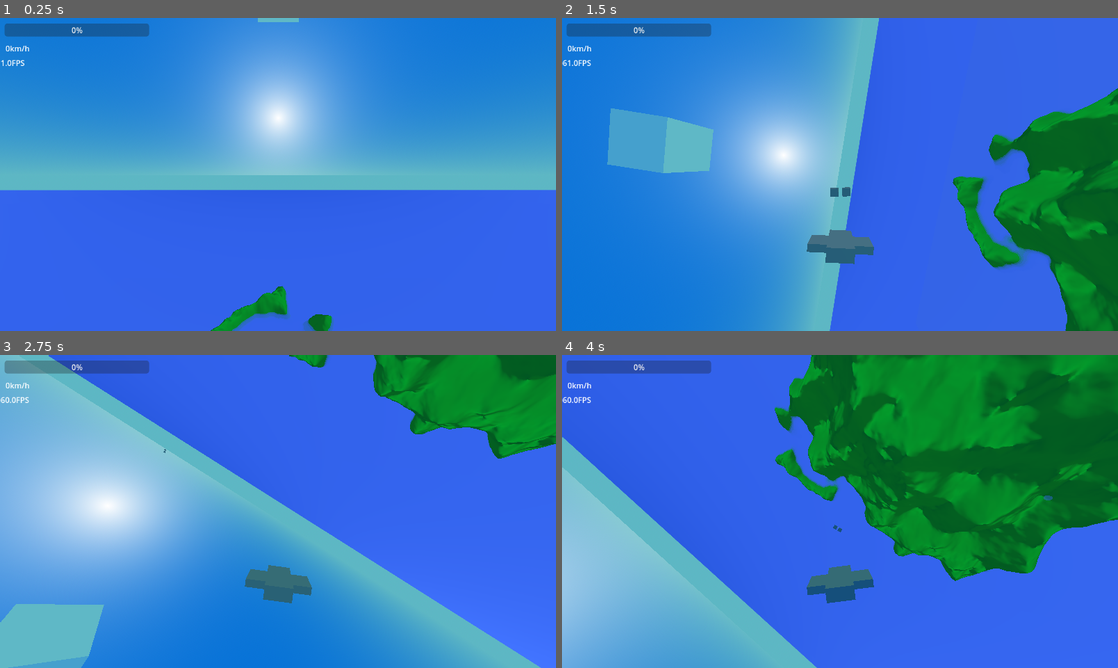
Above: before the commit, frames 1-4 (two rows, left to right).
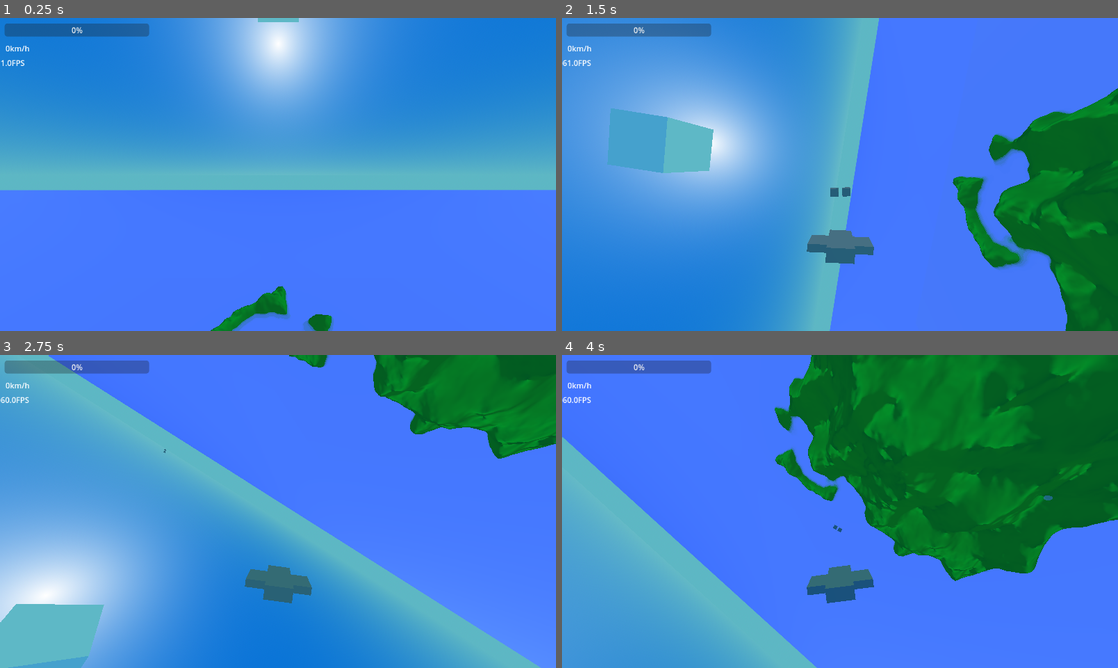
Above: after the commit, the same moments.

Repository: DnumdeYevoc/Plane-Game
Game: Godot game, scene res://Scenes/game.tscn
The game is run twice, just before and just after one commit, with the same random seed, the same clock (stepped at 60 frames per second) and the same inputs.
Inputs (mouse positions are in pixels of both pictures, inside the frame that each line leads up to):
- Up to frame 1 (0.25 s): no input
- Up to frame 2 (1.5 s): move the mouse to (962, 158) at 0.52 s; hold E (roll_right) 0.53-1.28 s; hold Space (turbo) 0.53-1.28 s; move the mouse to (728, 190) at 1.27 s; hold W (pitch_down) from 1.28 s (still down); click (728, 190) at 1.35 s
- Up to frame 3 (2.75 s): tap Space (turbo) at 1.55 s; move the mouse to (333, 442) at 2.02 s; release W (pitch_down) at 2.03 s; hold E (roll_right) from 2.03 s (still down); hold Space (turbo) from 2.03 s (still down)
- Up to frame 4 (4 s): move the mouse to (812, 574) at 2.77 s; release E (roll_right) at 2.78 s; release Space (turbo) at 2.78 s; hold S (pitch_up) 2.78-3.53 s; tap Space (turbo) at 2.85 s; move the mouse to (1006, 558) at 3.52 s; hold Q (roll_left) from 3.53 s (still down); hold Space (turbo) from 3.53 s (still down); click (1006, 558) at 3.6 s

The runs differ from the first frame. In frame 1, 12% of the frame differs, in the area x 1-99%, y 0-95%; in frame 2, 25%, in the area x 0-96%, y 0-100%; in frame 3, 24%; in frame 4, 14%.

Commit message:
Added NetworkHandler (Start of multiplayer)

Diff:
--- /dev/null
+++ b/finalproject/Multiplayer/Scripts/network_handler.gd
@@ -0,0 +1,112 @@
+extends Node
+
+#server signals
+signal on_peer_connected(peer_id:int)
+signal on_peer_disconnected(peer_id:int)
+signal on_server_packet(peer_id:int, data: PackedByteArray)
+
+#client signals
+signal on_connected_to_server()
+signal on_disconnected_to_server()
+signal on_client_packet(data: PackedByteArray)
+
+#server variables
+var available_peer_ids: Array = range(255, -1, -1) #available ids
+var client_peers: Dictionary [int, ENetPacketPeer] #list of peers with ids as key
+
+#client variables
+var server_peer : ENetPacketPeer
+
+#general variables
+var connection : ENetConnection
+var is_server : bool = false
+
+
+func _process(delta: float) -> void:
+	if connection == null: return
+
+	handle_events() #handle incoming packets
+
+func handle_events() -> void:
+	var packet_event: Array = connection.service() #this recives array with event info and is for handling connections disconnections and packets
+	var event_type : ENetConnection.EventType = packet_event[0]
+
+	while event_type != ENetConnection.EVENT_NONE:
+		var peer: ENetPacketPeer = packet_event[1]
+
+		match event_type:
+			ENetConnection.EVENT_ERROR:
+				push_warning("package resulted in unknown error")
+				return
+			ENetConnection.EVENT_CONNECT:
+				if is_server:
+					peer_connected(peer)
+				else:#if client
+					connected_to_server()
+			ENetConnection.EVENT_DISCONNECT:
+				if is_server:
+					peer_disconnected(peer)
+				else:#if client
+					disconnected_from_server()
+					return #becuase connection was set to null
+			ENetConnection.EVENT_RECEIVE:
+				if is_server:
+					on_server_packet.emit(peer.get_meta("id"), peer.get_packet())
+				else: #client
+					on_client_packet.emit(peer.get_packet())
+	#call service() again to handle remaining packets in current while loop
+	packet_event = connection.service()
+	event_type = packet_event[0]
+
+
+#CHECK IF YOU NEED TO LOOK UP YOUR IP ADRESS
+func start_server(ip_adress: String = "127.0.0.1", port : int = 42069):
+	connection = ENetConnection.new()
+	var error : Error = connection.create_host_bound(ip_adress,port)
+	if error:
+		print("Server starting failed" , error_string(error))
+		connection = null
+		return
+	print("server started")
+	is_server = true
+
+func peer_connected(peer: ENetPacketPeer) -> void:
+	var peer_id: int = available_peer_ids.pop_back()
+	peer.set_meta("id", peer_id)
+	client_peers[peer_id]= peer
+
+	print("peer_connected with id:", peer_id)
+	on_peer_connected.emit(peer_id)
+
+func peer_disconnected(peer: ENetPacketPeer) -> void:
+	var peer_id : int = peer.get_meta("id")
+	available_peer_ids.push_back(peer_id)
+	client_peers.erase(peer_id)
+
+	print("Successfully Disconnected", peer_id, "from server!")
+	on_peer_disconnected.emit(peer_id)
+
+func start_client(ip_adress: String = "127.0.0.1", port : int = 42069):
+	connection = ENetConnection.new()
+	var error : Error = connection.create_host(1)
+	if error:
+		print("Client starting failed" , error_string(error))
+		connection = null
+		return
+	print("client started")
+	server_peer = connection.connect_to_host(ip_adress, port)
+
+func disconnect_client() -> void: #When player hits disconnect button
+	if is_server: return
+	server_peer.peer_disconnect()
+	#happens automatically if you close, but this is nice if you want main screen again
+
+
+func connected_to_server() -> void:
+	print("Successfully connected to server")
+	on_connected_to_server.emit()
+
+func disconnected_from_server() -> void:
+	print("successfully disconnected from server")
+	on_disconnected_to_server.emit()
+	connection = null
--- /dev/null
+++ b/finalproject/Multiplayer/Scripts/network_ui.gd
@@ -0,0 +1,9 @@
+extends Control
+
+
+func _on_start_server_pressed() -> void:
+	NetworkHandler.start_server()
+
+
+func _on_join_server_client_pressed() -> void:
+	NetworkHandler.start_client()
--- a/finalproject/Resources/plane_template.tres
+++ b/finalproject/Resources/plane_template.tres
@@ -5,7 +5,7 @@
 
 [resource]
 script = ExtResource("2_6bysm")
-max_speed = 80.0
+max_speed = 120.0
 acceleration = 0.6
 deceleration = 0.3
 pitch_speed = 1.0
@@ -15,7 +15,7 @@
 three_input_steering = true
 fov = 90.0
 turbo = true
-turbo_strength = 100.0
+turbo_strength = 50.0
 turbo_max = 3.0
 turbo_reload_speed = 1.0
 pivotable_gun = false
--- a/finalproject/Scenes/world.tscn
+++ b/finalproject/Scenes/world.tscn
@@ -41,7 +41,7 @@
 environment = SubResource("Environment_5a7ea")
 
 [node name="DirectionalLight3D" type="DirectionalLight3D" parent="."]
-transform = Transform3D(1, 0, 0, 0, -0.939693, 0.34202, 0, -0.34202, -0.939693, 0, 180, 0)
+transform = Transform3D(1, 0, 0, 0, -0.766045, 0.642788, 0, -0.642788, -0.766045, 0, 180, 0)
 light_volumetric_fog_energy = 0.0
 light_specular = 0.0
 
--- /dev/null
+++ b/finalproject/network_ui.tscn
@@ -0,0 +1,29 @@
+[gd_scene load_steps=2 format=3 uid="uid://rtr6y61uhb04"]
+
+[ext_resource type="Script" uid="uid://1obfl4uvhton" path="res://Multiplayer/Scripts/network_ui.gd" id="1_utfyr"]
+
+[node name="Network_UI" type="Control"]
+layout_mode = 3
+anchors_preset = 15
+anchor_right = 1.0
+anchor_bottom = 1.0
+grow_horizontal = 2
+grow_vertical = 2
+script = ExtResource("1_utfyr")
+
+[node name="VBoxContainer" type="VBoxContainer" parent="."]
+layout_mode = 0
+offset_right = 40.0
+offset_bottom = 40.0
+
+[node name="StartServer" type="Button" parent="VBoxContainer"]
+layout_mode = 2
+text = "Start Server"
+
+[node name="JoinServer(Client)" type="Button" parent="VBoxContainer"]
+layout_mode = 2
+text = "Join Server
+"
+
+[connection signal="pressed" from="VBoxContainer/StartServer" to="." method="_on_start_server_pressed"]
+[connection signal="pressed" from="VBoxContainer/JoinServer(Client)" to="." method="_on_join_server_client_pressed"]
--- a/finalproject/project.godot
+++ b/finalproject/project.godot
@@ -14,6 +14,10 @@
 run/main_scene="uid://dxk644sdwqkir"
 config/features=PackedStringArray("4.4", "Forward Plus")
 config/icon="res://icon.svg"
+
+[autoload]
+
+NetworkHandler="*res://Multiplayer/Scripts/network_handler.gd"
 
 [display]
 
Not shown, added: finalproject/Multiplayer/Scripts/network_handler.gd.uid
Not shown, added: finalproject/Multiplayer/Scripts/network_ui.gd.uid
